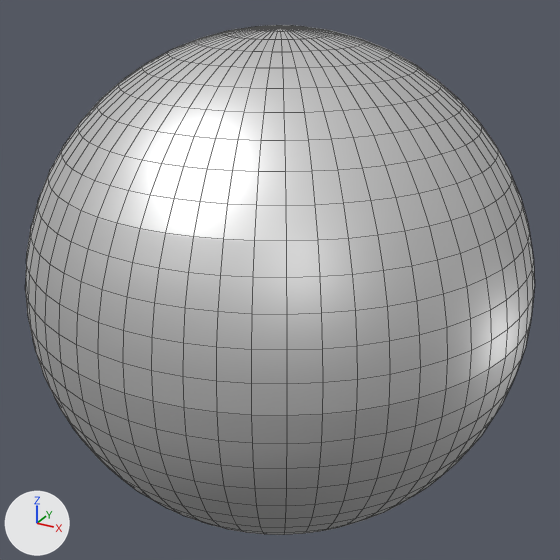
The Blender file public/blend/ship.blend as it was, and as the next commit left it.
The view is the same before and after, from a camera (50 mm lens) standing at (11.71, -21.28, 10.64) and looking at (0.0, 0.0, 0.0). Lighting does not change. The marker at lower left points along +X, +Y and +Z. Mesh edges are drawn as thin lines.

Names of what the first picture shows: 'exterior_bottom', 'exterior_middle_bottom', 'exterior_middle_top', 'exterior_top'.
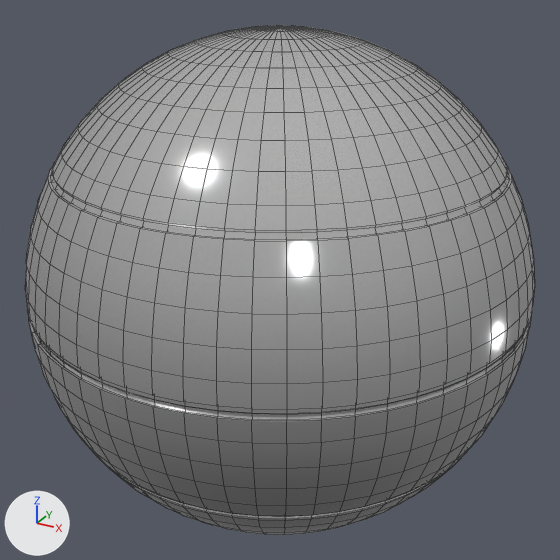
What differs and where, as boxes [x1, y1, x2, y2] in the pictures (560 x 560 px):
'exterior_middle_top', surface changed, reshaped: before [25, 174, 535, 416]; after [25, 167, 535, 414]
'exterior_top', surface changed, reshaped: before [48, 25, 511, 241]; after [51, 25, 509, 240]
'exterior_middle_bottom', surface changed, reshaped: before [29, 323, 530, 519]; after [29, 319, 531, 519]
'exterior_bottom', reshaped: [112, 471, 445, 535] in both
'floor_center', reshaped (not visible before): after [40, 334, 523, 415]
part 1 of me_sphere_004, built on: before [48, 146, 511, 241]; after [51, 146, 509, 240]
part 2 of me_sphere_005, built on: [115, 473, 445, 528] in both
part 3 of me_sphere_007, built on: before [29, 323, 530, 444]; after [29, 319, 531, 444]
part 4 of me_sphere_007, added: after [88, 443, 475, 519]
part 6 of me_sphere_008, built on: before [26, 285, 535, 416]; after [26, 285, 535, 414]
part 7 of me_sphere_008, added: after [48, 167, 511, 241]

The change, as a diff of the scene's bpy script:
```diff
--- a/public/blend/ship.blend.py
+++ b/public/blend/ship.blend.py
@@ mat_exterior @@
 mat_exterior.metallic = 0.778
+mat_exterior.roughness = 0.1
@@ mat_material @@
+mat_material = principled_material('Material')
+mat_material.base_color = (0.8, 0.8, 0.8)  # white #e7e7e7
@@ me_sphere_004 @@
 # used by ob_exterior_top; location = (0.0, 0.0, 0.0)
-me_sphere_004.from_pydata(...)  # 601 vertices, 600 faces; spans x -7.15..7.15, y -7.15..7.15, z 4.13..8.25
+me_sphere_004.from_pydata(...)  # 721 vertices, 720 faces; spans x -7.08..7.08, y -7.08..7.08, z 4.13..8.25
+# me_sphere_004 part 1: 60 vertices removed from x -7.15..7.15, y -7.15..7.15, z 4.13; 180 vertices added at x -7.08..7.08, y -7.08..7.08, z 4.13..4.34
 me_sphere_004.materials.append(mat_exterior)
@@ me_sphere_005 @@
 # used by ob_exterior_bottom; location = (0.0, 0.0, 0.0)
-me_sphere_005.from_pydata(...)  # 601 vertices, 600 faces; spans x -7.15..7.15, y -7.15..7.15, z -8.25..-4.13
+me_sphere_005.from_pydata(...)  # 661 vertices, 660 faces; spans x -7.15..7.15, y -7.15..7.15, z -8.25..-4.13
+# me_sphere_005 part 2
+# 60 faces are deleted
+# 60 vertices are added at x -7.05..7.05, y -7.05..7.05, z -4.27
+# 120 new faces join them
 me_sphere_005.materials.append(mat_exterior)
@@ me_sphere_006 @@
 # used by ob_floor_center; location = (0.0, 0.0, 0.0)
-me_sphere_006.from_pydata(...)  # 60 vertices, 1 face; spans x -8.3..8.3, y -8.3..8.3, z 0.0
+me_sphere_006.from_pydata(...)  # 180 vertices, 121 faces; spans x -8.2..8.2, y -8.2..8.2, z 0.0..0.3
+# me_sphere_006 part 5: 60 vertices removed from x -8.3..8.3, y -8.3..8.3, z 0.0; 180 vertices added at x -8.2..8.2, y -8.2..8.2, z 0.0..0.3
+me_sphere_006.materials.append(mat_material)  # white #e7e7e7
@@ me_sphere_007 @@
 # used by ob_exterior_middle_bottom; location = (0.0, 0.0, 0.0)
-me_sphere_007.from_pydata(...)  # 360 vertices, 300 faces; spans x -8.3..8.3, y -8.3..8.3, z -4.1..0.0
+me_sphere_007.from_pydata(...)  # 660 vertices, 600 faces; spans x -8.2..8.2, y -8.2..8.2, z -4.1..0.0
+# me_sphere_007 part 3: 16 vertices moved within x -7.1..7.1, y -7.1..7.1, z 0.0; 44 vertices removed from x -8.3..8.3, y -8.3..8.3, z 0.0; 164 vertices added at x -8.2..8.2, y -8.2..8.2, z -0.2..0.0
+# me_sphere_007 part 4: 180 vertices added at x -7.2..7.2, y -7.2..7.2, z -4.1..-4.0
 me_sphere_007.materials.append(mat_exterior)
@@ me_sphere_008 @@
 # used by ob_exterior_middle_top; location = (0.0, 0.0, 0.0)
-me_sphere_008.from_pydata(...)  # 360 vertices, 300 faces; spans x -8.3..8.3, y -8.3..8.3, z 0.0..4.1
+me_sphere_008.from_pydata(...)  # 540 vertices, 480 faces; spans x -8.2..8.2, y -8.2..8.2, z 0.0..4.1
+# me_sphere_008 part 6: 16 vertices moved within x -7.1..7.1, y -7.1..7.1, z 0.0; 44 vertices removed from x -8.3..8.3, y -8.3..8.3, z 0.0; 164 vertices added at x -8.2..8.2, y -8.2..8.2, z 0.0..0.2
+# me_sphere_008 part 7: 60 vertices added at x -7.0..7.0, y -7.0..7.0, z 4.1
 me_sphere_008.materials.append(mat_exterior)
```
